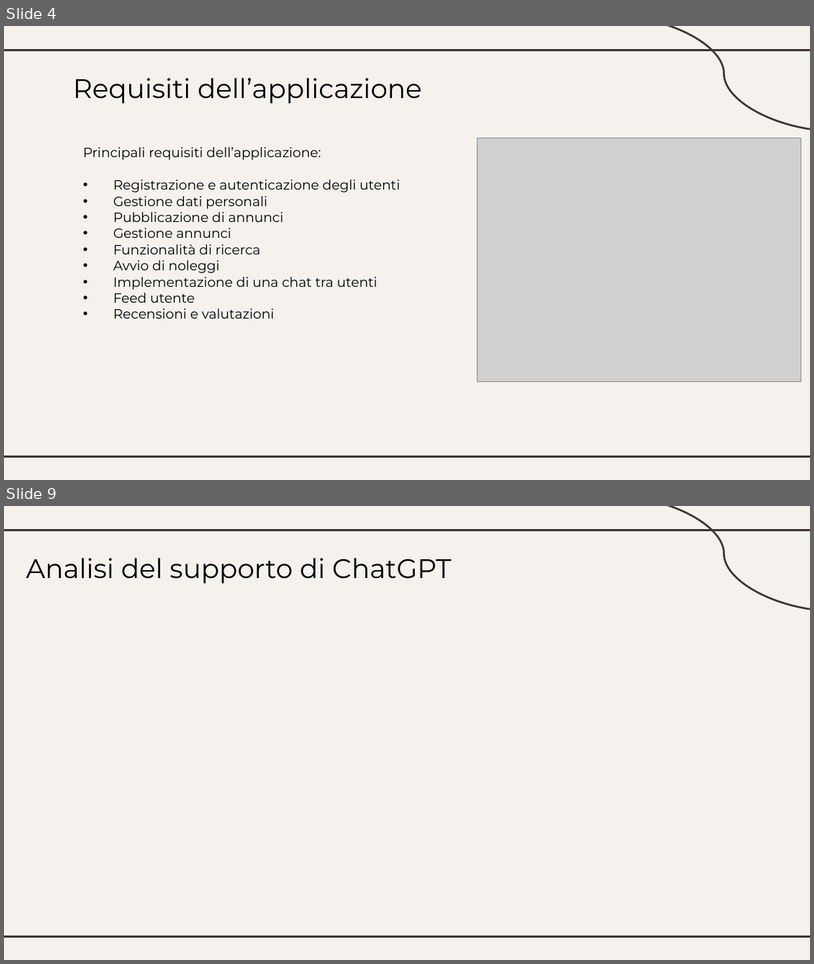
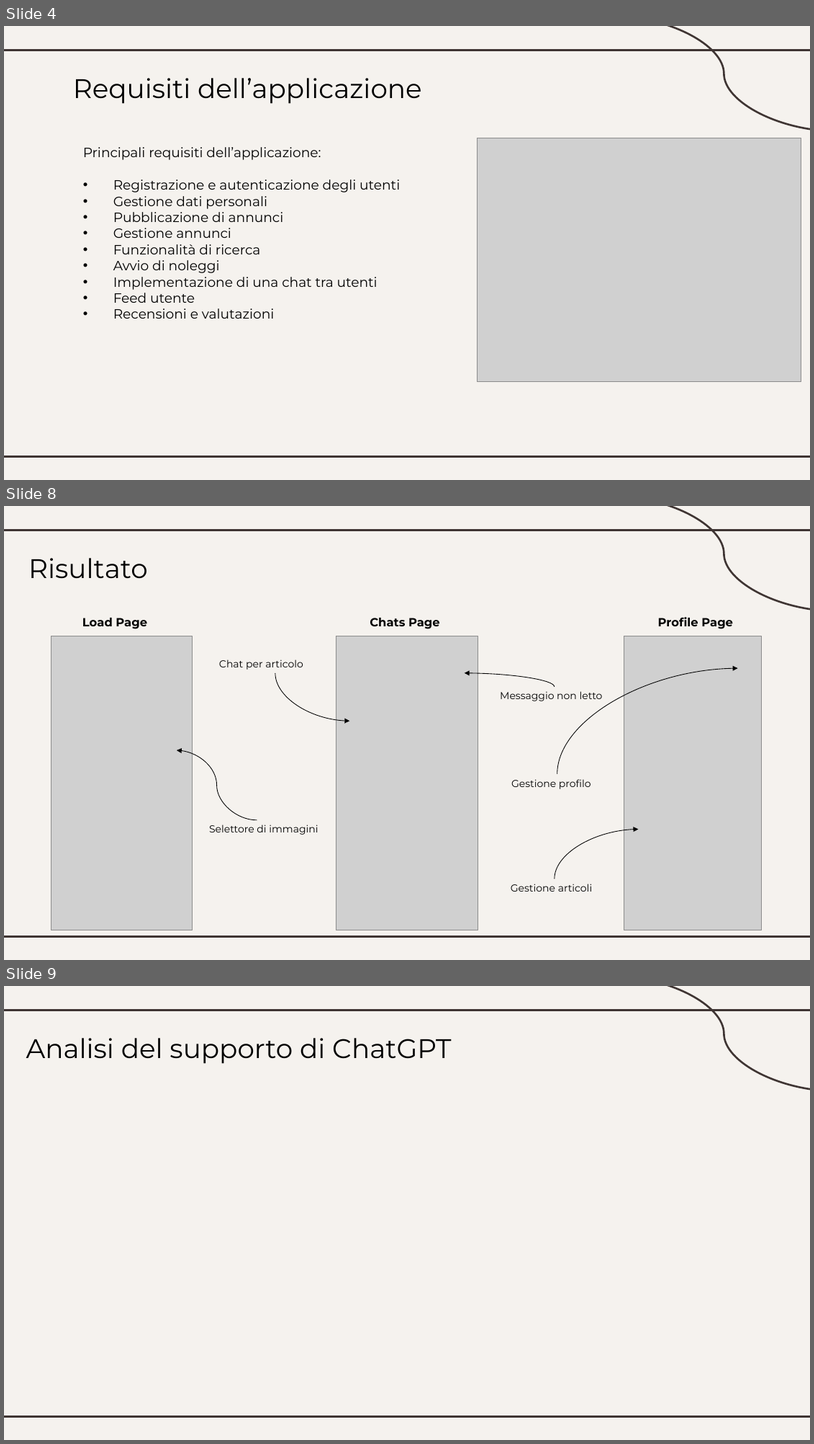
Before and after one commit to SimoneSantin/Tesi_LT_2024, a slide deck: Presentazione_LT_2024.pptx. Shown one above the other, each under a label of ours: slides 4 and 9 before the commit, slides 4, 8 and 9 after it; the slides between them are not shown. The pictures are 814x964 and 814x1444 pixels, drawn with LibreOffice and Linux fonts; fonts in the diff are those of the drawing; grey boxes stand for pictures. Boxes give left, top, right and bottom in pixels: in the first picture for what was removed or moved away, otherwise in the second. Text is boxed around its words. In the diff, an @@ line names an element or a change of style, - is before the commit and + after.

```diff
--- a/Presentazione_LT_2024.pptx
+++ b/Presentazione_LT_2024.pptx
@@ slide 8 added at bbox=[4, 506, 810, 960], background #F5F2EE; not listed: 3 template elements that a slide beside it also shows @@
@@ title added at bbox=[28, 558, 148, 579], 32 pt, text #000000 @@
+Risultato
@@ text added at bbox=[82, 618, 147, 629], 14 pt, text #000000, bold @@
+Load Page
@@ text added at bbox=[370, 618, 440, 629], 14 pt, text #000000, bold @@
+Chats Page
@@ text added at bbox=[658, 617, 733, 629], 14 pt, text #000000, bold @@
+Profile Page
@@ picture added at bbox=[52, 636, 193, 930] @@
@@ picture added at bbox=[337, 636, 478, 930] @@
@@ picture added at bbox=[624, 636, 762, 930] @@
@@ text added at bbox=[219, 659, 304, 669], 12 pt, text #000000 @@
+Chat per articolo
@@ curved arrow added from (275, 673) to (350, 721), #000000 0.75 pt @@
@@ curved arrow added from (555, 687) to (465, 673), #000000 0.75 pt @@
@@ curved arrow added from (558, 774) to (738, 668), #000000 0.75 pt @@
@@ text added at bbox=[500, 691, 603, 701], 12 pt, text #000000 @@
+Messaggio non letto
@@ curved arrow added from (257, 820) to (177, 750), #000000 0.75 pt @@
@@ text added at bbox=[512, 779, 592, 789], 12 pt, text #000000 @@
+Gestione profilo
@@ text added at bbox=[209, 824, 318, 834], 12 pt, text #000000 @@
+Selettore di immagini
@@ curved arrow added from (555, 879) to (638, 829), #000000 0.75 pt @@
@@ text added at bbox=[511, 883, 593, 891], 12 pt, text #000000 @@
+Gestione articoli
```
Also in this commit, not shown: 1 slide changed, 2 other slides added, 3 slides removed.
